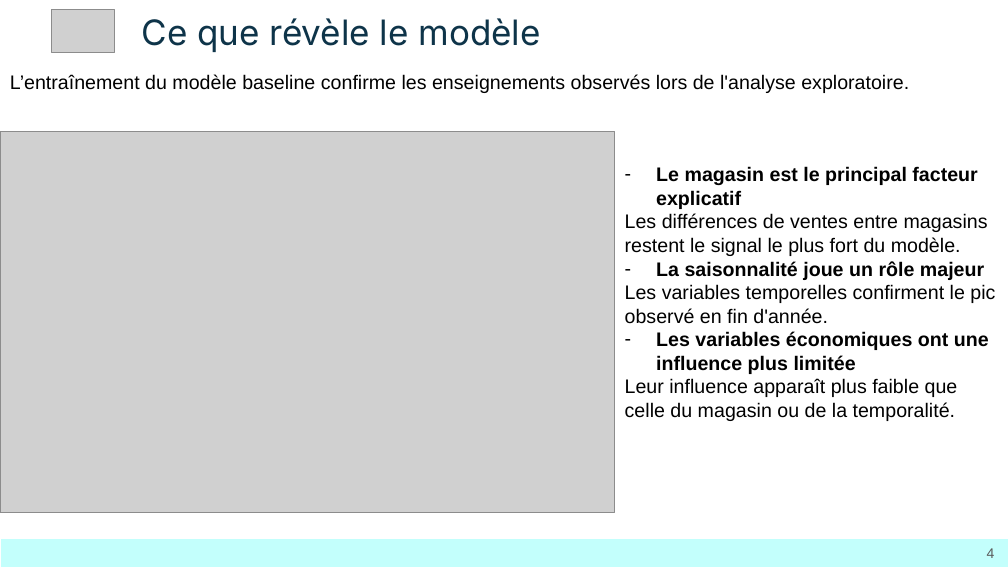
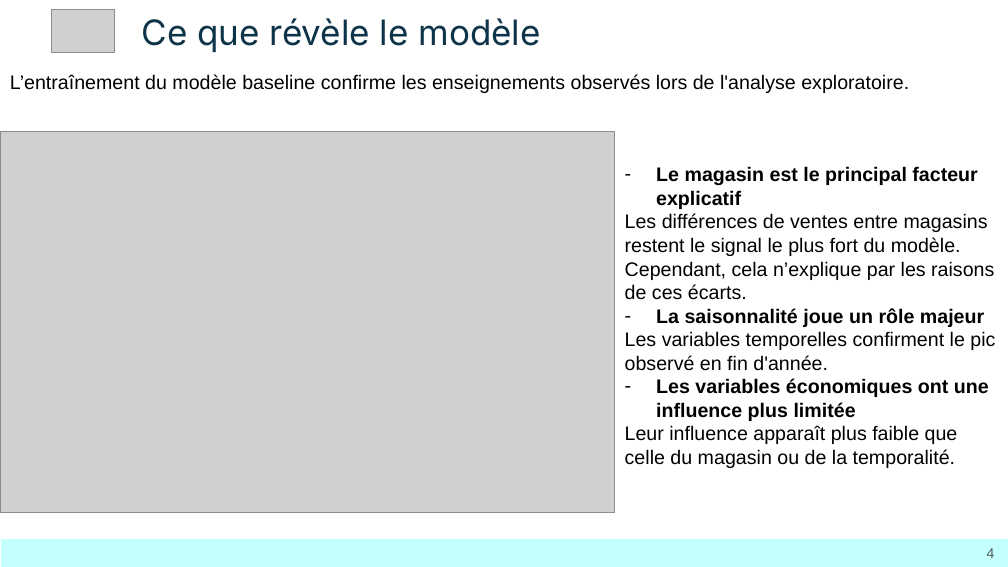
Before and after one commit to mathiascolson/Bloc-3_Walmart, a slide deck: slide 4 of Bloc3_walmart.pptx. Drawn at 1008x567 pixels with LibreOffice and Linux fonts; fonts in the diff are those of the drawing; grey boxes stand for pictures. Boxes give left, top, right and bottom in pixels: in the first picture for what was removed or moved away, otherwise in the second. Text is boxed around its words. In the diff, an @@ line names an element or a change of style, - is before the commit and + after.

Commit message:
corrections présentation, interprétations notebook et README

```diff
--- a/Bloc3_walmart.pptx
+++ b/Bloc3_walmart.pptx
@@ text at (625,213,994,300): text changed @@
-Les différences de ventes entre magasins restent le signal le plus fort du modèle.
+Les différences de ventes entre magasins restent le signal le plus fort du modèle. Cependant, cela n’explique par les raisons de ces écarts.
```
Also in this commit, not shown: 2 other files.
